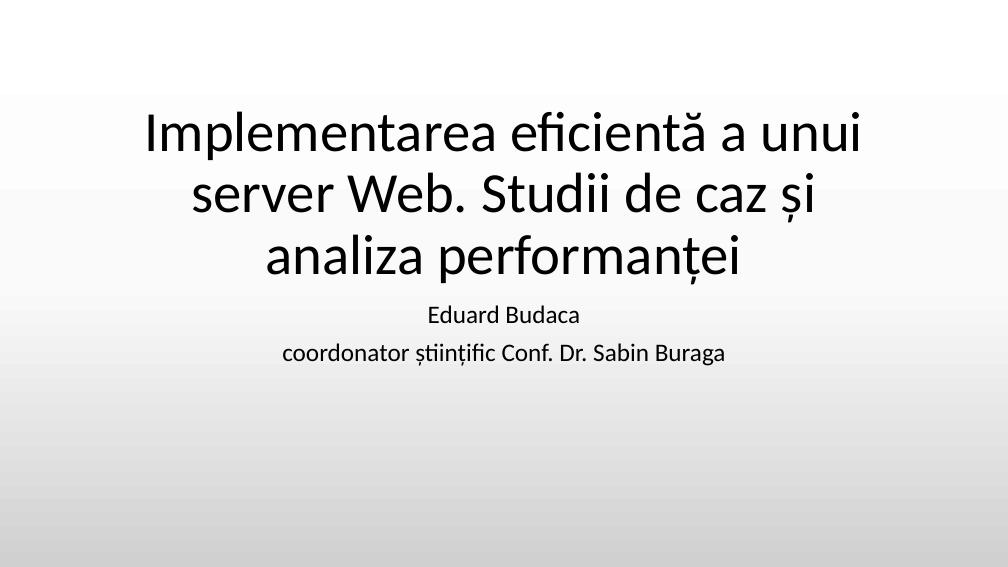
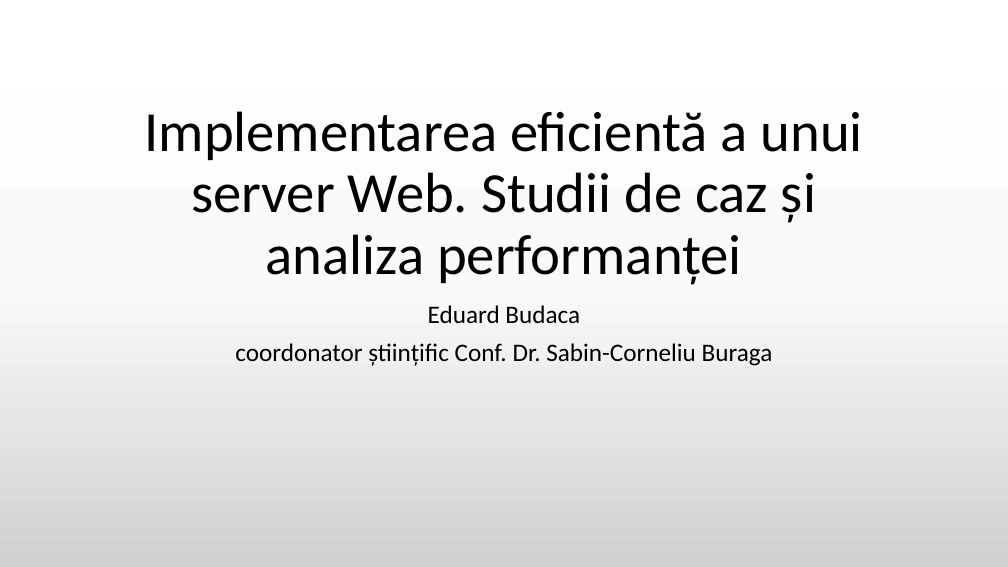
Before and after one commit to TED-996/bachelor-thesis-pack, a slide deck: slide 1 of Licenta2018BudacaEduard/Implementarea eficientă a unui server Web.pptx. Drawn at 1008x567 pixels with LibreOffice and Linux fonts; fonts in the diff are those of the drawing. Boxes give left, top, right and bottom in pixels: in the first picture for what was removed or moved away, otherwise in the second. Text is boxed around its words. In the diff, an @@ line names an element or a change of style, - is before the commit and + after.

```diff
--- a/Licenta2018BudacaEduard/Implementarea eficientă a unui server Web.pptx
+++ b/Licenta2018BudacaEduard/Implementarea eficientă a unui server Web.pptx
@@ subtitle at <box>235,343,773,366</box>: text changed @@
-coordonator științific Conf. Dr. Sabin Buraga
+coordonator științific Conf. Dr. Sabin-Corneliu Buraga
```
Also in this commit, not shown: 9 other slides changed, 1 slide removed, 2 other files.
